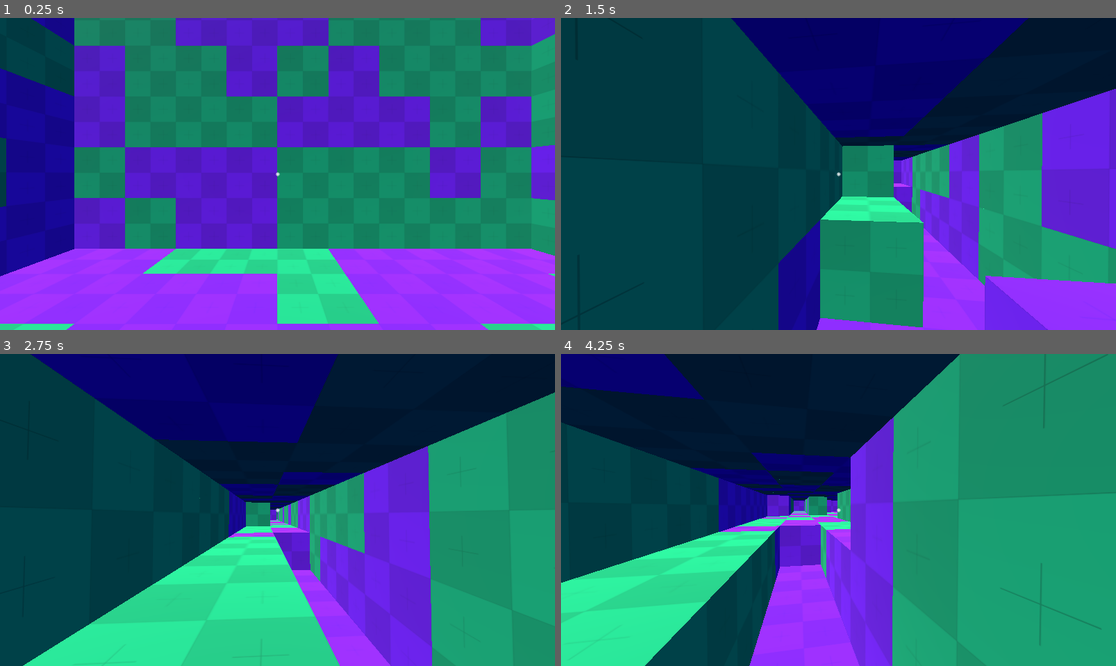
Above: before the commit, frames 1-4 (two rows, left to right).
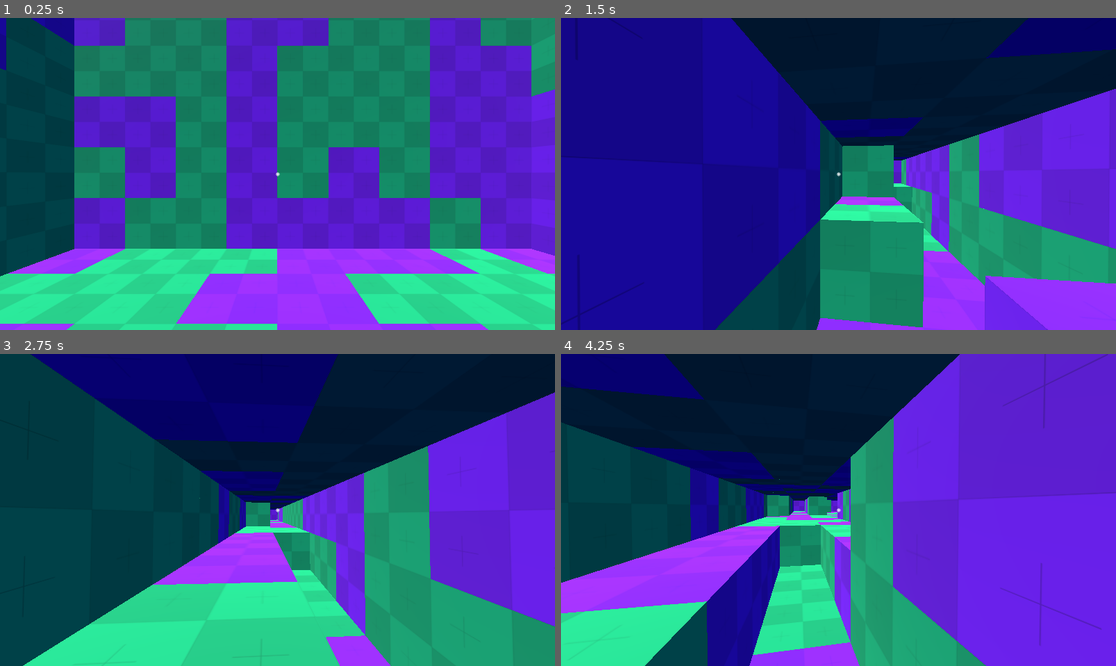
Above: after the commit, the same moments.

Repository: HaHAjax/mining-game
Game: Godot game, scene res://scenes/testing/gen_testing/gen_and_mine_testing.tscn
Same seed, same stepped clock (60 frames per second), same inputs: the game is played once before the commit and once after it. The project has no main scene, so this scene is started directly.
Inputs (mouse positions are in pixels of both pictures, inside the frame that each line leads up to):
- Up to frame 1 (0.25 s): no input
- Up to frame 2 (1.5 s): tap Enter at 0.5 s; move the mouse to (866, 174) at 0.52 s; press the mouse at (866, 174) at 0.53 s; hold W (move_forward) from 0.53 s (still down); tap Space (jump) at 0.77 s; move the mouse to (810, 174) at 1.27 s; release the mouse at (810, 174) at 1.28 s; click (810, 174) at 1.35 s
- Up to frame 3 (2.75 s): keep holding W (move_forward); tap Space (jump) at 1.52, 2 s; move the mouse to (288, 503) at 2.02 s; press the mouse at (288, 503) at 2.03 s
- Up to frame 4 (4.25 s): keep holding W (move_forward); move the mouse to (832, 516) at 2.77 s; release the mouse at (832, 516) at 2.78 s; click (832, 516) at 2.85 s; tap Space (jump) at 3.02, 3.77 s; tap Enter at 3.5 s; move the mouse to (877, 513) at 3.52 s; press the mouse at (877, 513) at 3.53 s

The runs differ from the first frame. In frame 1, 57% of the frame differs, in the area x 0-100%, y 0-100%; in frame 2, 64%; in frame 3, 30%; in frame 4, 60%.

Commit message:
Cleanup, added some comments for future

Diff:
--- a/scenes/player/camera_controller.gd
+++ b/scenes/player/camera_controller.gd
@@ -11,23 +11,26 @@
 
 
 func _ready():
+	# Capturing the mouse on load
 	Input.set_mouse_mode(Input.MOUSE_MODE_CAPTURED)
 
+	# Calculating the desired mouse sensitivity from an arbitrary value between 1 and 100
 	desired_mouse_sensitivity = 1.0 - (mouse_sensitivity / 100.0)
-
-	pass
 
 
 func _input(event: InputEvent) -> void:
+	# If the mouse is moving AND the mouse isn't visible,
 	if event is InputEventMouseMotion and Input.mouse_mode == Input.MOUSE_MODE_CAPTURED:
+		# Rotate the camera's pitch based on the mouse movement and the sensitivity
 		rotate_x((-event.relative.y * 0.01) * desired_mouse_sensitivity)
-		player.rotate_y((-event.relative.x * 0.01) * desired_mouse_sensitivity)
+		# Clamping the rotation to the min and max pitch
 		rotation.x = clamp(rotation.x, deg_to_rad(min_pitch), deg_to_rad(max_pitch))
 
+		# Rotate the player as well
+		player.rotate_y((-event.relative.x * 0.01) * desired_mouse_sensitivity)
+
+	# Just "pausing" or "unpausing" the game based on the mouse mode
 	if Input.is_action_just_pressed("pause") and Input.mouse_mode == Input.MOUSE_MODE_CAPTURED:
 		Input.set_mouse_mode(Input.MOUSE_MODE_VISIBLE)
 	elif Input.is_action_just_pressed("pause") and Input.mouse_mode == Input.MOUSE_MODE_VISIBLE:
 		Input.set_mouse_mode(Input.MOUSE_MODE_CAPTURED)
-
-
-	pass
--- a/scenes/player/player_controller.gd
+++ b/scenes/player/player_controller.gd
@@ -25,6 +25,7 @@
 @onready var raycast_node := $Camera3D/RayCast3D as RayCast3D
 
 
+# May be used in the future, here just in case
 func _ready():
 	pass
 
@@ -79,8 +80,6 @@
 	# Always required when moving stuff
 	move_and_slide()
 
-	pass
-
 
 func update_mining() -> void:
 	if is_mining.call() and can_mine.call():
@@ -102,9 +101,9 @@
 			# print("Collision point: ", raycast_node.get_collision_point())
 			# print("Combined: ", block_position)
 
+			# Destroying the block
 			raycast_node.get_collider().destroy_block(block_position)
-			var modified_block_position: Vector3i = raycast_node.get_collider().local_to_map(block_position)
-			raycast_node.get_collider().generate_new_blocks(modified_block_position)
 
-
-	pass
+			# Generating new blocks around the destroyed block
+			var modified_block_position: Vector3i = raycast_node.get_collider().local_to_map(block_position) # Getting the destroyed block's position on the GridMap
+			raycast_node.get_collider().generate_new_blocks(modified_block_position) # Calling the function to actually generate the blocks
--- a/scenes/testing/gen_testing/grid_map_script.gd
+++ b/scenes/testing/gen_testing/grid_map_script.gd
@@ -1,15 +1,13 @@
 extends GridMap
 
+# The amount of blocks to spawn on each side
 @onready var blocks_amount_width := Vector3i(1, 1, 1)
-
+# The amount of empty space to spawn in the middle
 @onready var empty_space := Vector3i(8, 4, 8)
-
+# The offset that the blocks will spawn from
 @onready var origin_offset := Vector3i(0, 2, 0)
 
-@onready var halved_blocks_amount_width: Vector3i
-
-@onready var halved_empty_space: Vector3i
-
+# The surrounding blocks, used for generating new blocks (set once so it's not recalculated every time a block is destroyed)
 @onready var surrounding_blocks: Array[Vector3i] = [
 		Vector3i(1, 0, 0), Vector3i(-1, 0, 0),
 		Vector3i(0, 1, 0), Vector3i(0, -1, 0),
@@ -19,8 +17,8 @@
 
 func _ready() -> void:
 	# Calculating these once for performance
-	halved_blocks_amount_width = Vector3i(ceil(blocks_amount_width.x / 2.0), ceil(blocks_amount_width.y / 2.0), ceil(blocks_amount_width.z / 2.0))
-	halved_empty_space = Vector3i(ceil(empty_space.x / 2.0), ceil(empty_space.y / 2.0), ceil(empty_space.z / 2.0))
+	var halved_blocks_amount_width := Vector3i(ceil(blocks_amount_width.x / 2.0), ceil(blocks_amount_width.y / 2.0), ceil(blocks_amount_width.z / 2.0))
+	var halved_empty_space := Vector3i(ceil(empty_space.x / 2.0), ceil(empty_space.y / 2.0), ceil(empty_space.z / 2.0))
 
 	# Getting all the possible block positions based on blocks_amount_width and empty_space
 	for x in range(-halved_blocks_amount_width.x + -halved_empty_space.x, (halved_blocks_amount_width.x + halved_empty_space.x) + 1):
@@ -33,14 +31,10 @@
 					# For debugging purposes
 					# print("placing block at: ", x, " ", y, " ", z)
 
-					# Randomly choosing which block to place
-					var which_block_to_use: int = randi_range(1, 2)
-
-					# Actually setting the random block
-					set_cell_item(Vector3i(x, y, z) + origin_offset, which_block_to_use)
-				else:
-					set_cell_item(Vector3i(x, y, z) + origin_offset, 0)
-
+					# Setting the block to default
+					generate_a_block(Vector3i(x, y, z) + origin_offset, false)
+				else: # If the block is inside the empty space, set it to air
+					generate_a_block(Vector3i(x, y, z) + origin_offset, true)
 
 
 func destroy_block(world_coordinate: Vector3) -> void:
@@ -51,13 +45,25 @@
 	# print("map_coordinate: ", map_coordinate)
 
 	# Destroying the block
-	set_cell_item(map_coordinate, 0)
+	generate_a_block(map_coordinate, true)
 
 
 func generate_new_blocks(destroyed_block_position: Vector3i) -> void:
+	# For each surrounding block
 	for offset in surrounding_blocks:
+		# Getting a single block position (around the destroyed block)
 		var temp_block_pos: Vector3i = destroyed_block_position + offset
 
-		# If the block position is an empty space and wasn't the one facing the direction of the side that was destroyed
+		# If the temporary block position is actually fully empty,
 		if get_cell_item(temp_block_pos) == -1:
-			set_cell_item(temp_block_pos, randi_range(1, 2))
+			# Place a block there
+			generate_a_block(temp_block_pos, false)
+
+
+func generate_a_block(block_position: Vector3i, is_air: bool) -> void:
+	if is_air: # If the block is just air,
+		set_cell_item(block_position, 0) # set the block to air;
+	else: # otherwise,
+		set_cell_item(block_position, randi_range(1, 2)) # set the block to default
+
+	pass
